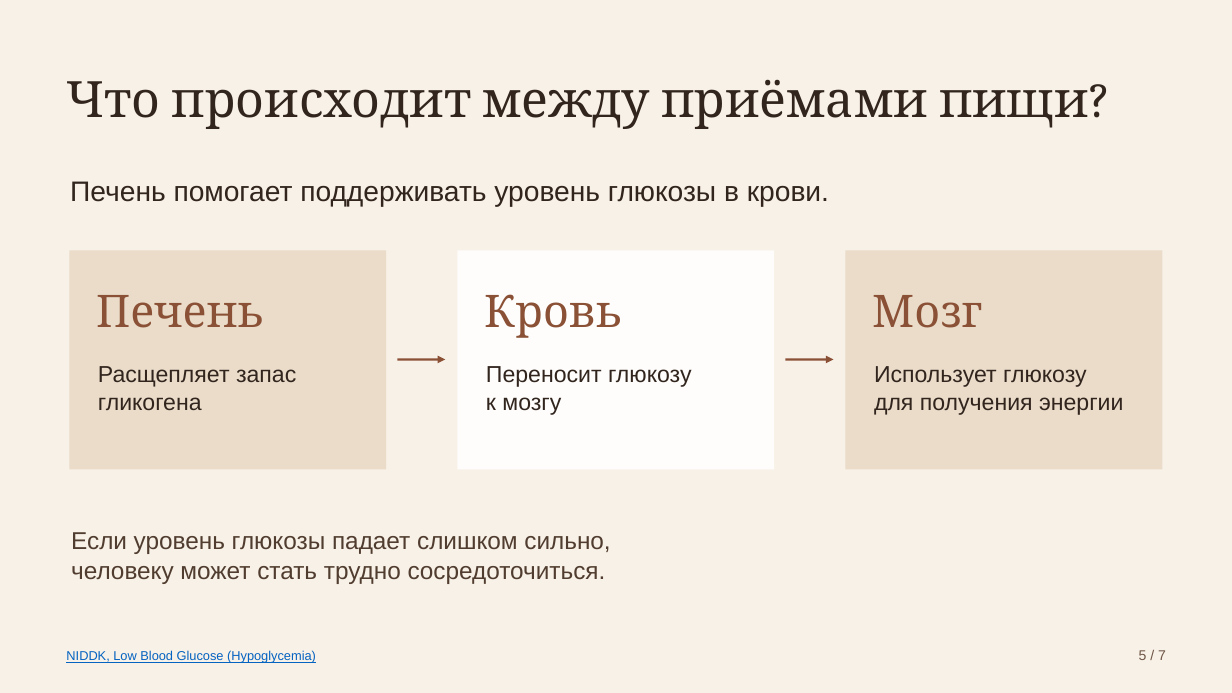
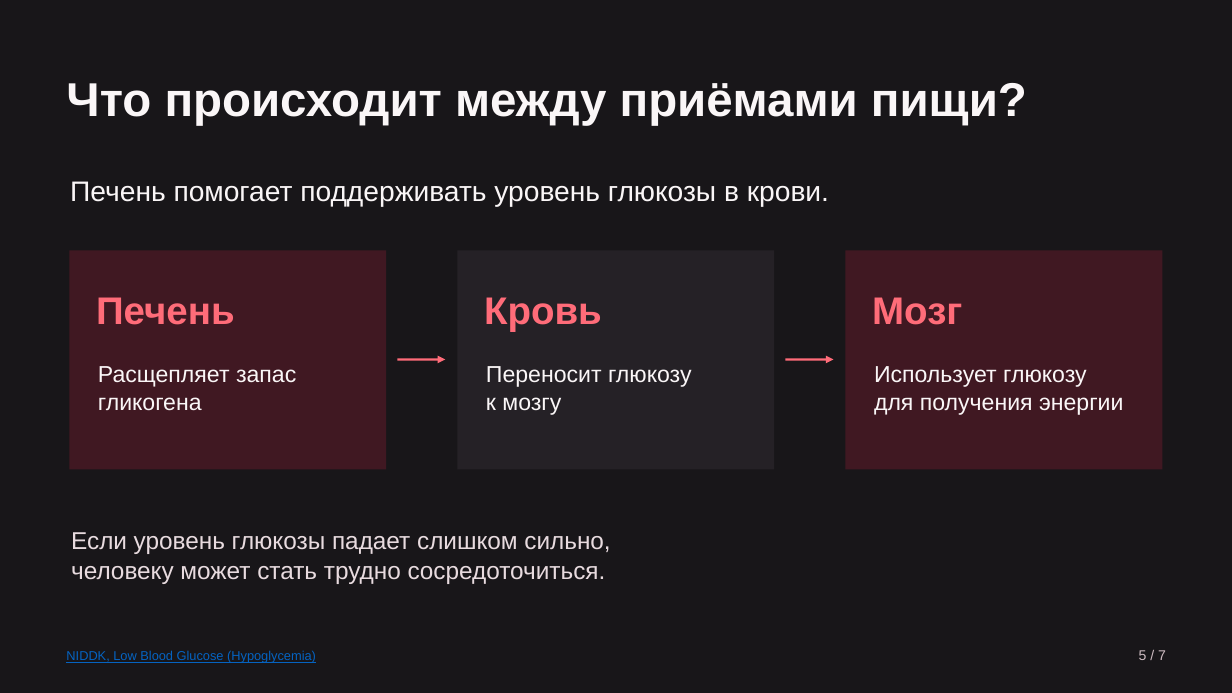
Before and after one commit to vetementaI/presentations, a slide deck: slide 5 of Углеводы и мозг.pptx. Drawn at 1232x693 pixels with LibreOffice and Linux fonts; fonts in the diff are those of the drawing. Boxes give left, top, right and bottom in pixels: in the first picture for what was removed or moved away, otherwise in the second. Text is boxed around its words. In the diff, an @@ line names an element or a change of style, - is before the commit and + after.

```diff
--- a/Углеводы и мозг.pptx
+++ b/Углеводы и мозг.pptx
@@ background #F8F1E7 to #181619 @@
@@ text "Что происходит между приёмами пищи?" at bbox=[66, 83, 1027, 125]: size 39 to 37 pt, font Cambria to Arial, text colour #31251E to #FAF6F7, bold on @@
@@ rectangle at bbox=[69, 250, 386, 470]: fill #EADCC9 to #401822 @@
@@ rectangle at bbox=[457, 250, 775, 470]: fill #FEFDFB to #252126 @@
@@ rectangle at bbox=[846, 250, 1163, 470]: fill #EADCC9 to #401822 @@
@@ size 35 to 30 pt, font Cambria to Arial, text colour #8B5136 to #FF6C79, bold on in 3 elements at bbox=[96, 297, 235, 325], bbox=[484, 297, 602, 332], bbox=[872, 297, 962, 325] @@
@@ text colour #31251E to #FAF6F7 in 4 elements at bbox=[70, 181, 829, 207], bbox=[98, 366, 296, 411], bbox=[486, 366, 692, 415], bbox=[874, 366, 1123, 415] @@
@@ arrow (397, 360) - (445, 360): stroke #8B5136 1.7 pt to #FF6C79 1.7 pt @@
@@ arrow (786, 360) - (834, 360): stroke #8B5136 1.7 pt to #FF6C79 1.7 pt @@
@@ text "Если уровень глюкозы падает слишком ..." at bbox=[71, 532, 610, 584]: text colour #513D30 to #E8DBDF @@
@@ text "5 / 7" at bbox=[1139, 650, 1166, 660]: text colour #6E5647 to #CDBBC1 @@
```
Also in this commit, not shown: 6 other slides changed, 2 other files.
